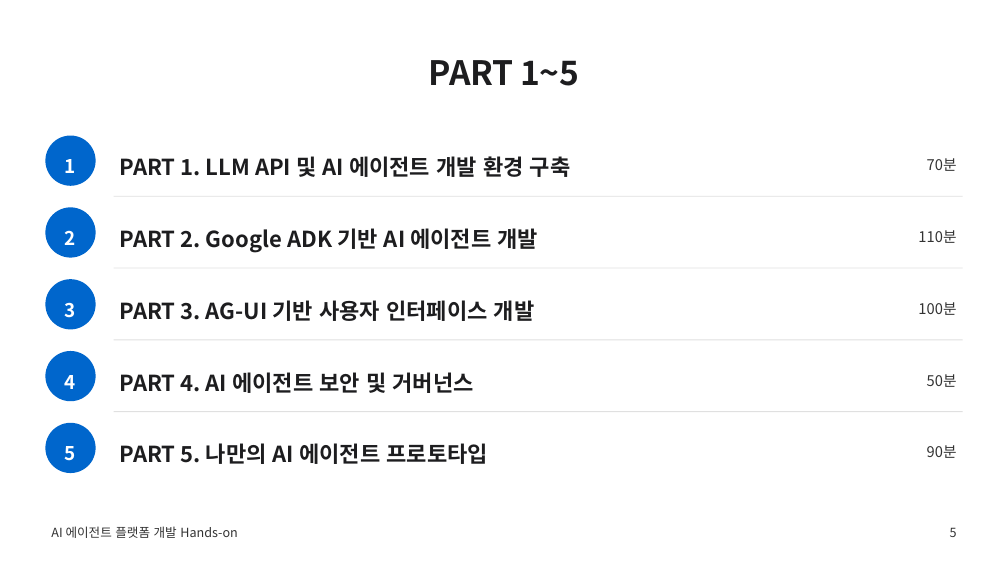
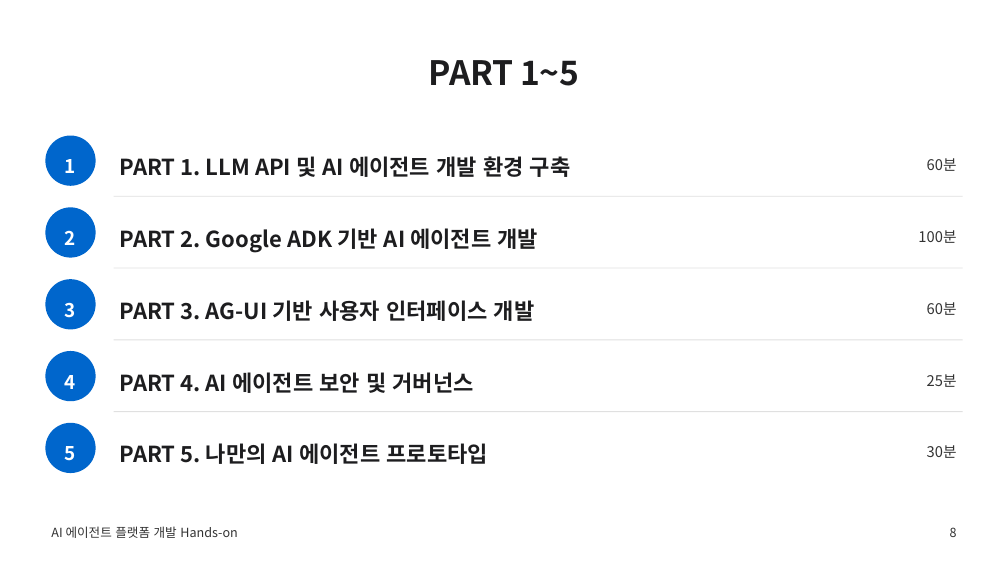
Before and after one commit to GNOEYHEAT/hands-on-ai-agent-platform, a slide deck: slide 8 of slides/hands-on-ai-agent-platform-advanced.pptx (slide 5 before the commit). Drawn at 1008x567 pixels with LibreOffice and Linux fonts; fonts in the diff are those of the drawing. Boxes give left, top, right and bottom in pixels: in the first picture for what was removed or moved away, otherwise in the second. Text is boxed around its words. In the diff, an @@ line names an element or a change of style, - is before the commit and + after.

```diff
--- a/slides/hands-on-ai-agent-platform-advanced.pptx
+++ b/slides/hands-on-ai-agent-platform-advanced.pptx
@@ text at bbox=[927, 158, 957, 171]: text changed @@
-70분
+60분
@@ text "100분": place and size @@
-text "100분" at bbox=[918, 302, 956, 315]
+text "100분" at bbox=[918, 230, 956, 243]
@@ text removed at bbox=[918, 230, 956, 243] @@
-110분
@@ text added at bbox=[927, 302, 957, 315], 14 pt, text #333333 @@
+60분
@@ text at bbox=[927, 374, 957, 387]: text changed @@
-50분
+25분
@@ text at bbox=[927, 445, 957, 458]: text changed @@
-90분
+30분
@@ text at bbox=[950, 527, 957, 537]: text changed @@
-5
+8
```
Also in this commit, not shown: 83 other slides changed, 4 slides added, 1 slide removed, 16 other files.
